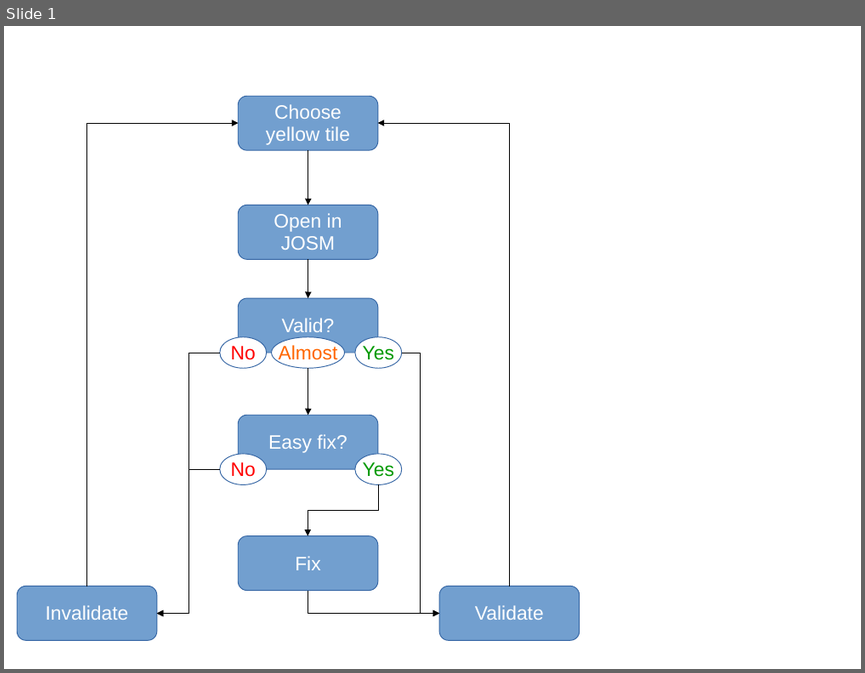
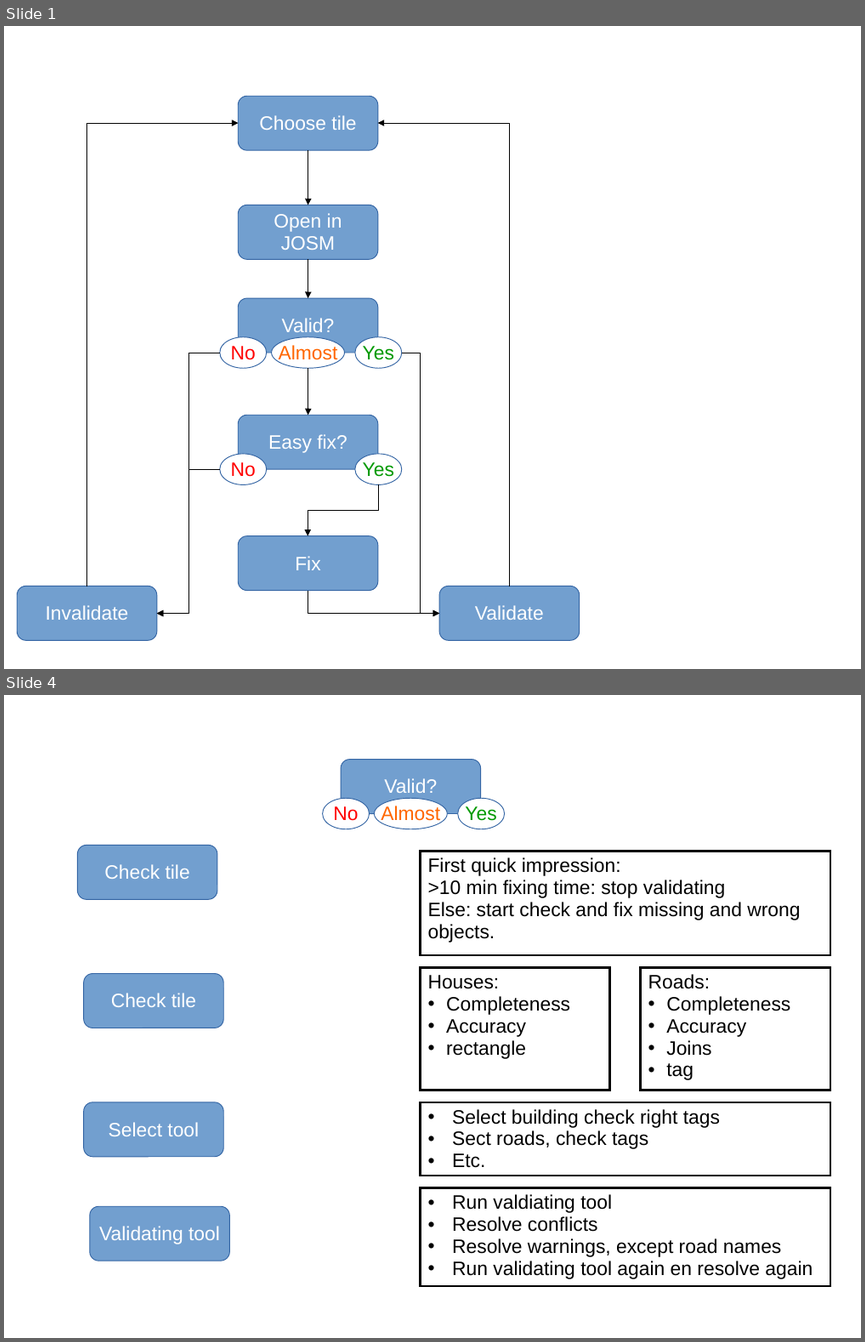
Before and after one commit to rodekruis/OSMvalidationManual, a slide deck: schema.ppt. Shown one above the other, each under a label of ours: slide 1 before the commit, slides 1 and 4 after it; the slides between them are not shown. The pictures are 865x673 and 865x1342 pixels, drawn with LibreOffice and Linux fonts; fonts in the diff are those of the drawing. Boxes give left, top, right and bottom in pixels: in the first picture for what was removed or moved away, otherwise in the second. Text is boxed around its words. In the diff, an @@ line names an element or a change of style, - is before the commit and + after.

```diff
--- a/schema.ppt
+++ b/schema.ppt
@@ slide 4 added at (4,695,861,1338), background #FFFFFF @@
@@ group added at (323,760,505,829): 3 ellipses, 1 rounded rectangle @@
+Valid?
+Yes
+No
+Almost
@@ rounded rectangle added at (77,845,217,900), fill #729FCF, outline #3465A4 0.74 pt, 18 pt, text #FFFFFF @@
+Check tile
@@ rectangle added at (420,851,830,955), fill #FFFFFF, outline #000000 2.01 pt, 18 pt, text #000000 @@
+First quick impression:
+>10 min fixing time: stop validating
+Else: start check and fix missing and wrong objects.
@@ rounded rectangle added at (83,973,223,1027), fill #729FCF, outline #3465A4 0.74 pt, 18 pt, text #FFFFFF @@
+Check tile
@@ rectangle added at (420,967,610,1089), fill #FFFFFF, outline #000000 2.01 pt, 18 pt, text #000000 @@
+Houses:
+• Completeness
+• Accuracy
+• rectangle
@@ rectangle added at (641,967,830,1089), fill #FFFFFF, outline #000000 2.01 pt, 18 pt, text #000000 @@
+Roads:
+• Completeness
+• Accuracy
+• Joins
+• tag
@@ rounded rectangle added at (83,1102,223,1157), fill #729FCF, outline #3465A4 0.74 pt, 18 pt, text #FFFFFF @@
+Select tool
@@ rectangle added at (420,1102,830,1175), fill #FFFFFF, outline #000000 2.01 pt, 18 pt, text #000000 @@
+• Select building check right tags
+• Sect roads, check tags
+• Etc.
@@ rectangle added at (420,1188,830,1286), fill #FFFFFF, outline #000000 2.01 pt, 18 pt, text #000000 @@
+• Run valdiating tool
+• Resolve conflicts
+• Resolve warnings, except road names
+• Run validating tool again en resolve again
@@ rounded rectangle added at (90,1206,229,1260), fill #729FCF, outline #3465A4 0.74 pt, 18 pt, text #FFFFFF @@
+Validating tool
@@ slide 1 changed as well @@
@@ text in rounded rectangle at (259,115,356,130): text changed @@
-Choose
-yellow tile
+Choose tile
```
Also in this commit, not shown: 4 other slides added.
